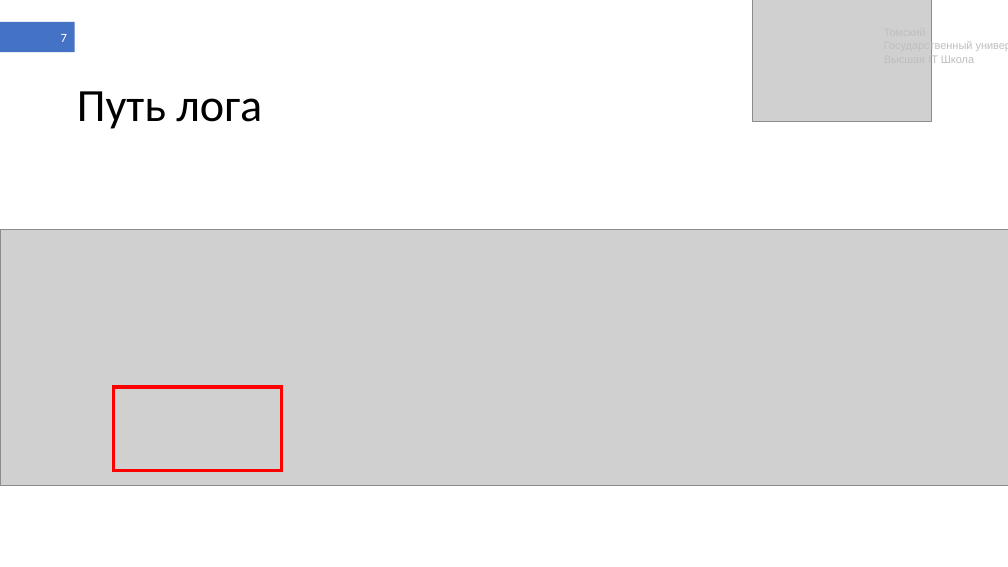
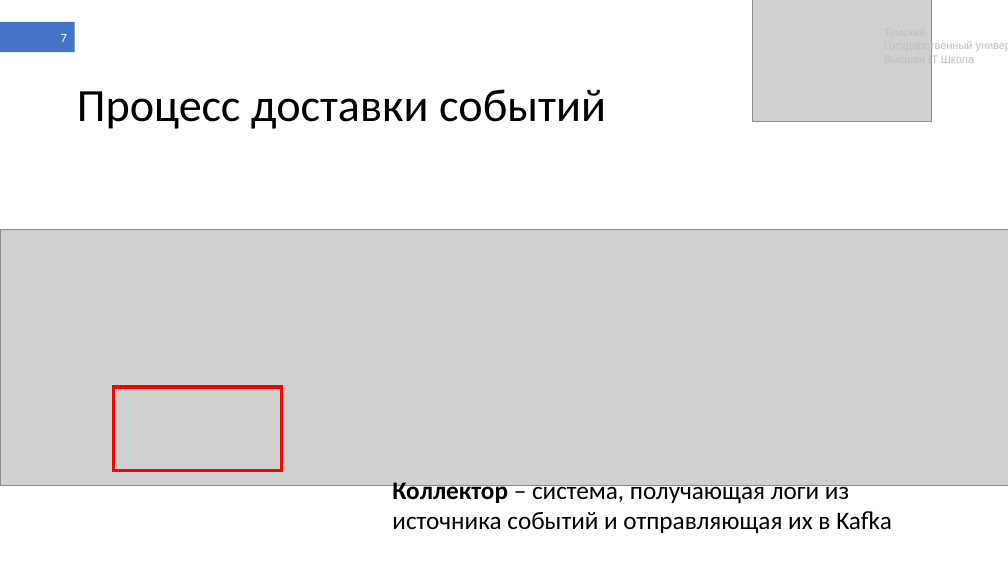
Before and after one commit to shameoff/GraduateWork, a slide deck: slide 7 of Презентация ВКР (в шаблоне).pptx. Drawn at 1008x567 pixels with LibreOffice and Linux fonts; fonts in the diff are those of the drawing; grey boxes stand for pictures. Boxes give left, top, right and bottom in pixels: in the first picture for what was removed or moved away, otherwise in the second. Text is boxed around its words. In the diff, an @@ line names an element or a change of style, - is before the commit and + after.

```diff
--- a/Презентация ВКР (в шаблоне).pptx
+++ b/Презентация ВКР (в шаблоне).pptx
@@ title at [77,89,606,129]: text changed @@
-Путь лога
+Процесс доставки событий
@@ text added at [392,482,892,533], 24 pt, text #000000 @@
+Коллектор – система, получающая логи из источника событий и отправляющая их в Kafka
```
Also in this commit, not shown: 27 other slides changed, 6 slides added, 2 slides removed, 8 other files.
